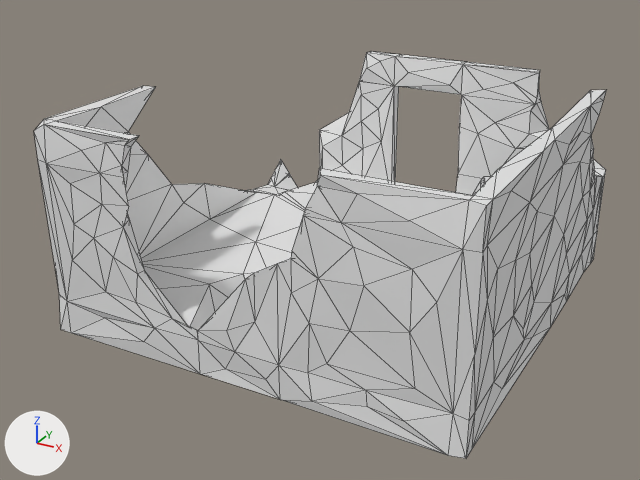
One commit to the FBX model Assets/Models/FBX/01/Broken_Building.fbx: the scene before it, then after it.
Rendered twice from a camera (50 mm lens) standing at (5.45, -10.82, 5.91) and looking at (-0.23, -0.48, 0.74). Arrows for +X, +Y and +Z are at lower left; the lights stay in place. The picture after the commit comes second. Mesh edges are drawn as thin lines. Where no turn or scale is listed for an object, it has been applied to the vertices.

Before the edit, the objects in view are built like this:
```python
me_cube_002 = bpy.data.meshes.new('Cube.002')
me_cube_002.from_pydata(...)  # 485 vertices, 970 faces; spans x -3.08..3.03, y -3.05..3.09, z -0.27..2.77
ob_broken_builiding = bpy.data.objects.new('Broken Builiding', me_cube_002)
ob_broken_builiding.location = (0.0, 0.0, 0.0)
```
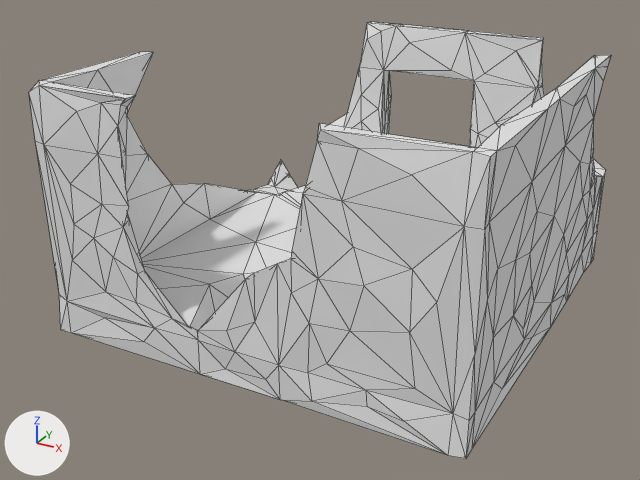
Changed parts and their boxes [x1, y1, x2, y2] in the pictures (640 x 480 px; the box of a moved part takes in the faces that stretch with it):
```json
{"object": "Broken Builiding", "change": "reshaped", "before": [34, 51, 606, 459], "after": [29, 22, 611, 459], "on screen": "7% taller"}
{"part": 1, "of": "me_cube_002", "change": "moved or reshaped", "before": [292, 90, 606, 413], "after": [292, 55, 611, 413]}
{"part": 2, "of": "me_cube_002", "change": "moved or reshaped", "before": [34, 86, 155, 300], "after": [29, 52, 153, 300]}
{"part": 3, "of": "me_cube_002", "change": "moved or reshaped", "before": [286, 51, 550, 208], "after": [286, 22, 544, 205]}
```

Scene script edits in JSON lines:
```json
{"block": "me_cube_002", "where": "# used by ob_broken_builiding; location = (0.0, 0.0, 0.0)"}
{"op": "remove", "block": "me_cube_002", "code": "me_cube_002.from_pydata(...)  # 485 vertices, 970 faces; spans x -3.08..3.03, y -3.05..3.09, z -0.27..2.77"}
{"op": "add", "block": "me_cube_002", "code": "me_cube_002.from_pydata(...)  # 490 vertices, 980 faces; spans x -3.08..3.03, y -3.05..3.09, z -0.27..3.27"}
{"block": "me_cube_002", "change": "me_cube_002 part 1"}
{"block": "me_cube_002", "change": "30 vertices in x 1.04..3.02, y -3.02..2.21, z 2.4..2.77 move by (0.0, 0.0, 0.5)"}
{"block": "me_cube_002", "change": "17 vertices in x 0.94..3.0, y -3.03..1.54, z 2.25..2.34 move by (0.0, 0.0, 0.25)"}
{"block": "me_cube_002", "change": "me_cube_002 part 2"}
{"block": "me_cube_002", "change": "20 vertices in x -3.05..-1.45, y -3.02..-0.78, z 2.4..2.75 move by (0.0, 0.0, 0.5)"}
{"block": "me_cube_002", "change": "14 vertices in x -3.04..-1.58, y -3.05..-1.45, z 2.23..2.36 move by (0.0, 0.0, 0.25)"}
{"block": "me_cube_002", "change": "me_cube_002 part 3"}
{"block": "me_cube_002", "change": "4 faces are deleted"}
{"block": "me_cube_002", "change": "22 vertices in x -1.16..1.85, y 2.75..3.02, z 2.41..2.75 move by (0.0, 0.0, 0.5)"}
{"block": "me_cube_002", "change": "14 vertices in x -1.26..1.87, y 2.74..3.04, z 2.25..2.39 move by (0.0, 0.0, 0.25)"}
{"block": "me_cube_002", "change": "6 vertices in x 0.57..0.64, y 2.79..3.0, z 0.25..1.78 move by (0.2, 0.0, 0.0)"}
{"block": "me_cube_002", "change": "7 vertices move from x -0.6..0.6, y 2.8..3.03, z 0.22..2.25 to x -0.8..0.8, y 2.8..3.03, z 0.22..2.5"}
{"block": "me_cube_002", "change": "5 vertices are added at (-0.86, 2.82, 1.16), (-0.79, 2.87, 1.53), (-0.79, 3.0, 1.53), (-0.85, 2.94, 0.88), (-0.85, 3.0, 0.92)"}
{"block": "me_cube_002", "change": "14 new faces join them"}
```
